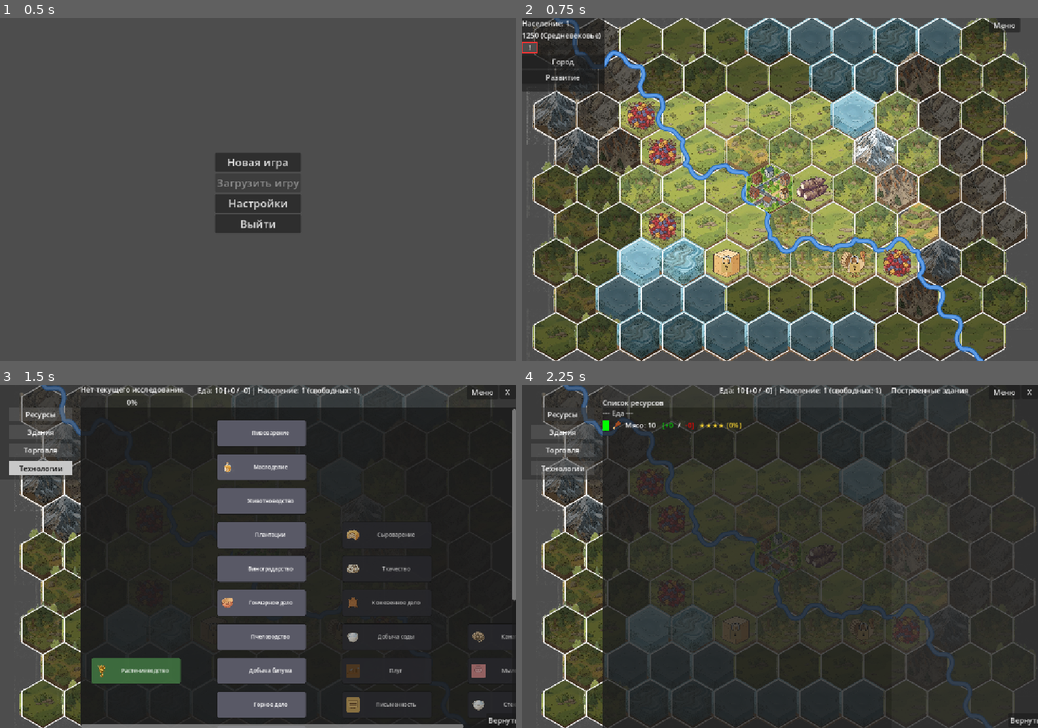
Above: before the commit, frames 1-4 (two rows, left to right).
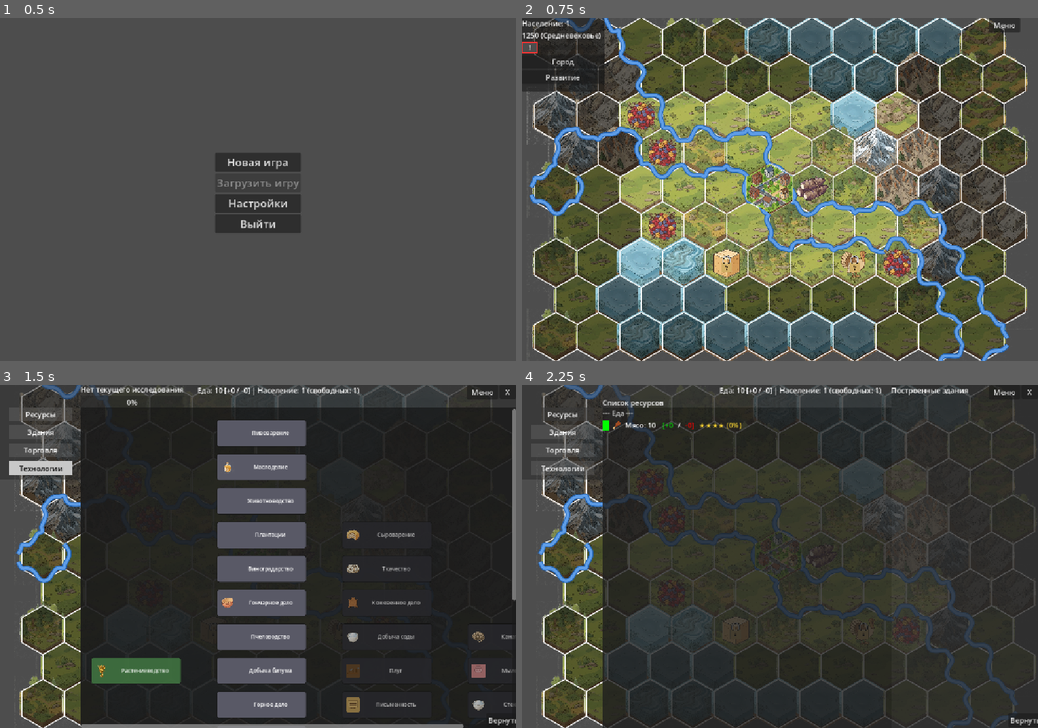
Above: after the commit, the same moments.

Repository: Night-Pryanik/The-City
Game: Godot game, scene res://scenes/main_menu.tscn
Two runs of this game, one before a commit and one after it. Both use one fixed random seed, a clock stepped at 60 frames per second and the inputs below.
Inputs (mouse positions are in pixels of both pictures, inside the frame that each line leads up to):
- Up to frame 1 (0.5 s): no input
- Up to frame 2 (0.75 s): click "Новая игра" at 0.5 s
- Up to frame 3 (1.5 s): click (10, 415) at 1.25 s
- Up to frame 4 (2.25 s): click "Ресурсы" at 2 s

Frame 1 is identical in both runs. In frame 2, 18% of the frame differs, in the area x 1-99%, y 0-100%; in frame 3, 1.7%; in frame 4, 3.7%.

Commit message:
Добавлена инфраструктура для 'уникального с бонусом к производству' типа местности, например, асфальтовое озеро
На таких типах местности спавнятся уникальные ресурсы, которые практически идентичны обычным вариантам. К таким ресурсам, заспавнившимся на таких типах местности, применяется модификатор производства

Diff:
--- a/data/modifiers.json
+++ b/data/modifiers.json
@@ -1,6 +1,20 @@
 {
   "modifiers": {
     "fresh_water": { "production_multiplier": { "farm": 1.5 } },
-    "tech_modifiers": [ { "tech_id": "plow", "modifiers": [ { "target": "farm_production", "type": "percent", "value": 5 } ] } ]
+    "tech_modifiers": [ { "tech_id": "plow", "modifiers": [ { "target": "farm_production", "type": "percent", "value": 5 } ] } ],
+    // Модификаторы производства по типу местности (terrain_modifiers).
+    // Применяются, когда на гексе с указанным terrain_id добывается
+    // указанный resource_id (через улучшение). Множитель перемножается
+    // с остальными модификаторами (пресная вода, технологии).
+    // Пример: битум на асфальтовом озере (asphalt_lake) даёт x2 к
+    // производству. Обычный битум на равнине/холмах (bitumen_deposit)
+    // остаётся x1, т.к. его resource_id не совпадает.
+    "terrain_modifiers": [
+      {
+        "terrain_id": "asphalt_lake",
+        "resource_id": "bitumen_deposit_asphalt",
+        "production_multiplier": 2.0
+      }
+    ]
   }
 }
--- a/data/resources/minerals.json
+++ b/data/resources/minerals.json
@@ -172,6 +172,31 @@
       "produces": { "bitumen": 1 },
       "icon": "bitumen.png",
       "color": [ 50, 50, 50 ]
+    },
+    {
+      // Битум на асфальтовом озере (asphalt_lake).
+      // Отдельный ресурс от обычного bitumen_deposit (равнина/холмы), чтобы
+      // можно было применить бонус x2 к производству только на уникальной
+      // местности (см. data/modifiers.json, terrain_modifiers).
+      // Добывается тем же улучшением "Смоляная яма" (tar_pit), что и обычный
+      // битум. Спавнится только на гексах с типом местности asphalt_lake.
+      // Условие spawn_conditions использует универсальный тип "terrain":
+      // ресурс ищет гексы с указанным terrain_id по ВСЕЙ карте, не только
+      // в Регионе (аналогично soda_deposit).
+      "id": "bitumen_deposit_asphalt",
+      "name": "Битум (асфальтовое озеро)",
+      "type": "raw",
+      "category": "minerals",
+      "group": "minerals",
+      "subgroup": "",
+      "tech_required": "bitumen_extraction",
+      "allowed_terrain": [ "asphalt_lake" ],
+      "allowed_cover": [ "none" ],
+      "improved_by": "tar_pit",
+      "produces": { "bitumen": 1 },
+      "icon": "bitumen.png",
+      "color": [ 50, 50, 50 ],
+      "spawn_conditions": [ [ { "type": "terrain", "terrain_id": "asphalt_lake", "chance": 100 } ] ]
     }
   ]
 }
--- a/data/terrains.json
+++ b/data/terrains.json
@@ -59,9 +59,39 @@
       "move_cost": 999,
       "expansion_cost": 200,
       "work_cost_mult": 1.0,
-      "icons": [ "soda_lake_1.png", "soda_lake_2.png" ],
+      "icons": [ "soda_lake_1.png", "soda_lake_2.png", "soda_lake_3.png" ],
       "unique": true,
       "description": "Местные жители хвастаются, что белый налёт по берегам этого озера обладает необычными свойствами — он пенится и помогает отстирывать одежду.",
+      "cover_chance": { "none": 100 }
+    },
+    {
+      // Уникальный тип местности: асфальтовое озеро.
+      // Поле "unique": true сообщает генератору, что этот тип НЕ участвует
+      // в алгоритме Вороного (не является базовым рельефом). Вместо этого
+      // он размещается отдельной универсальной функцией place_unique_terrain
+      // (см. map_generator.gd) — один раз на карту, кластером 1-3 гекса,
+      // за пределами стартового Кольца Влияния.
+      // На гексах этого типа спавнится ресурс bitumen_deposit_asphalt
+      // (см. data/resources/minerals.json, spawn_conditions: asphalt_lake).
+      // Добывается тем же улучшением "Смоляная яма" (tar_pit), что и обычный
+      // битум на равнине/холмах, но с бонусом x2 к производству
+      // (см. data/modifiers.json, terrain_modifiers).
+      // Иконок нет — рендерер использует цвет-заглушку.
+      // Поле "description" (опциональное) используется для сокращённого
+      // тултипа на неисследованных гексах уникальной местности
+      // (см. main_map.gd, update_tooltip_text).
+      // Поле "work_cost_mult" (опциональное) — явный множитель сложности
+      // строительства улучшений на этом террейне. Если задано, используется
+      // вместо расчёта на основе move_cost (см. get_improvement_work_cost).
+      "id": "asphalt_lake",
+      "name": "Асфальтовое озеро",
+      "color": [ 30, 30, 30 ],
+      "move_cost": 999,
+      "expansion_cost": 200,
+      "work_cost_mult": 1.0,
+      "icons": [ "asphalt_lake_1.png", "asphalt_lake_2.png", "asphalt_lake_3.png" ],
+      "unique": true,
+      "description": "Поверхность этого озера застыла в чёрную блестящую корку. Местные жители говорят, что она липнет к ногам и пахнет смолой.",
       "cover_chance": { "none": 100 }
     }
   ]
--- a/scripts/CityData.gd
+++ b/scripts/CityData.gd
@@ -961,15 +961,22 @@
 
 # Возвращает итоговый множитель производства для улучшения imp_id.
 # has_fresh_water — есть ли доступ к пресной проточной воде на гексе.
-func get_improvement_production_multiplier(imp_id: String, has_fresh_water: bool) -> float:
+# terrain_id — тип местности гекса (для модификаторов по местности,
+#   например, асфальтовое озеро даёт x2 к битуму).
+# resource_id — id ресурса на гексе (для модификаторов по местности).
+func get_improvement_production_multiplier(imp_id: String, has_fresh_water: bool,
+        terrain_id: String = "", resource_id: String = "") -> float:
     var multiplier = 1.0
-    for mod in get_improvement_production_modifiers(imp_id, has_fresh_water):
+    for mod in get_improvement_production_modifiers(imp_id, has_fresh_water, terrain_id, resource_id):
         multiplier *= mod.get("multiplier", 1.0)
     return multiplier
 
 # Возвращает список активных модификаторов производства для улучшения imp_id.
 # Каждый элемент: { "label": String, "multiplier": float }
-func get_improvement_production_modifiers(imp_id: String, has_fresh_water: bool) -> Array:
+# terrain_id — тип местности гекса (для модификаторов по местности).
+# resource_id — id ресурса на гексе (для модификаторов по местности).
+func get_improvement_production_modifiers(imp_id: String, has_fresh_water: bool,
+        terrain_id: String = "", resource_id: String = "") -> Array:
     var result = []
     if imp_id == null or imp_id == "":
         return result
@@ -983,6 +990,25 @@
             if m != 1.0:
                 result.append({
                     "label": "+%d%% (Доступ к пресной воде)" % int(round((m - 1.0) * 100.0)),
+                    "multiplier": m
+                })
+
+    # Модификаторы по типу местности (terrain_modifiers).
+    # Применяются, когда на гексе с указанным terrain_id добывается
+    # указанный resource_id (через улучшение). Например, битум на
+    # асфальтовом озере (asphalt_lake) даёт x2 к производству.
+    # См. data/modifiers.json, блок "terrain_modifiers".
+    if terrain_id != "" and resource_id != "":
+        for tm in GameData.modifiers.get("terrain_modifiers", []):
+            if tm.get("terrain_id", "") != terrain_id:
+                continue
+            if tm.get("resource_id", "") != resource_id:
+                continue
+            var m = float(tm.get("production_multiplier", 1.0))
+            if m != 1.0:
+                var terrain_name: String = GameData.terrains.get(terrain_id, {}).get("name", terrain_id)
+                result.append({
+                    "label": "x%.1f (%s)" % [m, terrain_name],
                     "multiplier": m
                 })
 
--- a/scripts/main_map.gd
+++ b/scripts/main_map.gd
@@ -355,7 +355,11 @@
                 var feed_needed = res_data.get("feed_consumption", 0)
                 var production_multiplier = 1.0
                 if tile.improvement != null:
-                    production_multiplier = CityData.get_improvement_production_multiplier(tile.improvement, _is_hex_irrigated(row, col))
+                    # Передаём terrain_id и resource_id для модификаторов по
+                    # местности (например, битум на асфальтовом озере x2).
+                    production_multiplier = CityData.get_improvement_production_multiplier(
+                        tile.improvement, _is_hex_irrigated(row, col),
+                        tile.get("terrain", ""), eff_res)
 
                 # Качество ресурса на гексе передаётся в производство.
                 var tile_quality = tile.get("quality", "common")
--- a/scripts/map_generator.gd
+++ b/scripts/map_generator.gd
@@ -132,6 +132,11 @@
     # Содовое озеро (soda_lake) — один раз, кластером 1-3 гекса,
     # за пределами стартового Кольца Влияния.
     place_unique_terrain(tile_data, rows, cols, city_row, city_col, "soda_lake", 3)
+    # Асфальтовое озеро (asphalt_lake) — один раз, кластером 1-3 гекса,
+    # за пределами стартового Кольца Влияния. На его гексах спавнится
+    # ресурс bitumen_deposit_asphalt с бонусом x2 к производству
+    # (см. data/modifiers.json, terrain_modifiers).
+    place_unique_terrain(tile_data, rows, cols, city_row, city_col, "asphalt_lake", 3)
 
     # --- Покров (cover): генерируем ПОСЛЕ рельефа, с учётом terrain ---
     var t_cover = Time.get_ticks_msec()
--- a/scripts/map_tooltip.gd
+++ b/scripts/map_tooltip.gd
@@ -130,7 +130,7 @@
 	if tile.improvement != null and eff_res != "" and _worker_manager.has_worker(row, col):
 		var res_data = GameData.raw_resources.get(eff_res, {})
 		if res_data.has("produces"):
-			var bonus_multiplier = CityData.get_improvement_production_multiplier(tile.improvement, MapHelpers.is_hex_irrigated(row, col, tile_data, tile_data.size(), tile_data[0].size()))
+			var bonus_multiplier = CityData.get_improvement_production_multiplier(tile.improvement, MapHelpers.is_hex_irrigated(row, col, tile_data, tile_data.size(), tile_data[0].size()), tile.get("terrain", ""), eff_res)
 			if bonus_multiplier > 1.0:
 				return true
 
@@ -211,7 +211,7 @@
 
 	var bonus_multiplier = 1.0
 	if tile.improvement != null and has_worker:
-		bonus_multiplier = CityData.get_improvement_production_multiplier(tile.improvement, MapHelpers.is_hex_irrigated(row, col, tile_data, tile_data.size(), tile_data[0].size()))
+		bonus_multiplier = CityData.get_improvement_production_multiplier(tile.improvement, MapHelpers.is_hex_irrigated(row, col, tile_data, tile_data.size(), tile_data[0].size()), tile.get("terrain", ""), res_id)
 
 	var final_amounts := {}
 	for prod_id in res_data["produces"]:
@@ -266,8 +266,8 @@
 	var modifiers := []
 	var bonus_multiplier = 1.0
 	if tile.improvement != null and _worker_manager.has_worker(row, col):
-		modifiers = CityData.get_improvement_production_modifiers(tile.improvement, MapHelpers.is_hex_irrigated(row, col, tile_data, tile_data.size(), tile_data[0].size()))
-		bonus_multiplier = CityData.get_improvement_production_multiplier(tile.improvement, MapHelpers.is_hex_irrigated(row, col, tile_data, tile_data.size(), tile_data[0].size()))
+		modifiers = CityData.get_improvement_production_modifiers(tile.improvement, MapHelpers.is_hex_irrigated(row, col, tile_data, tile_data.size(), tile_data[0].size()), tile.get("terrain", ""), eff_res)
+		bonus_multiplier = CityData.get_improvement_production_multiplier(tile.improvement, MapHelpers.is_hex_irrigated(row, col, tile_data, tile_data.size(), tile_data[0].size()), tile.get("terrain", ""), eff_res)
 
 	var available_products := {}
 	for prod_id in res_data["produces"]:
Binary file added: icons/terrain/asphalt_lake_1.png
Binary file added: icons/terrain/asphalt_lake_2.png
Binary file added: icons/terrain/asphalt_lake_3.png
Binary file added: icons/terrain/soda_lake_3.png
Not shown, changed: docs.md
